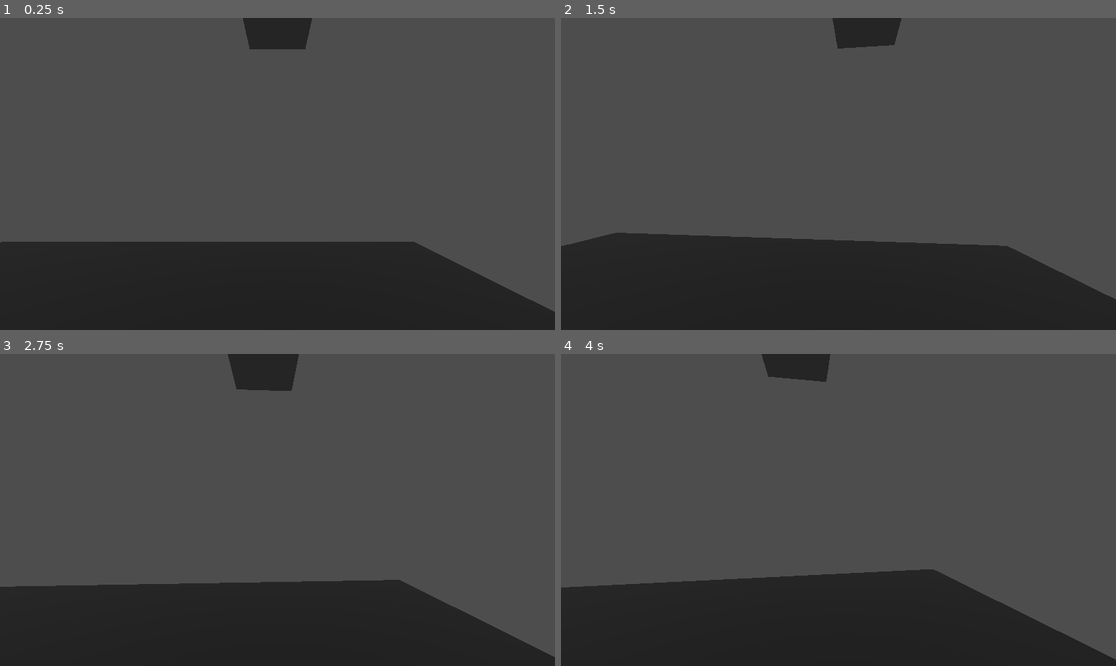
Above: before the commit, frames 1-4 (two rows, left to right).
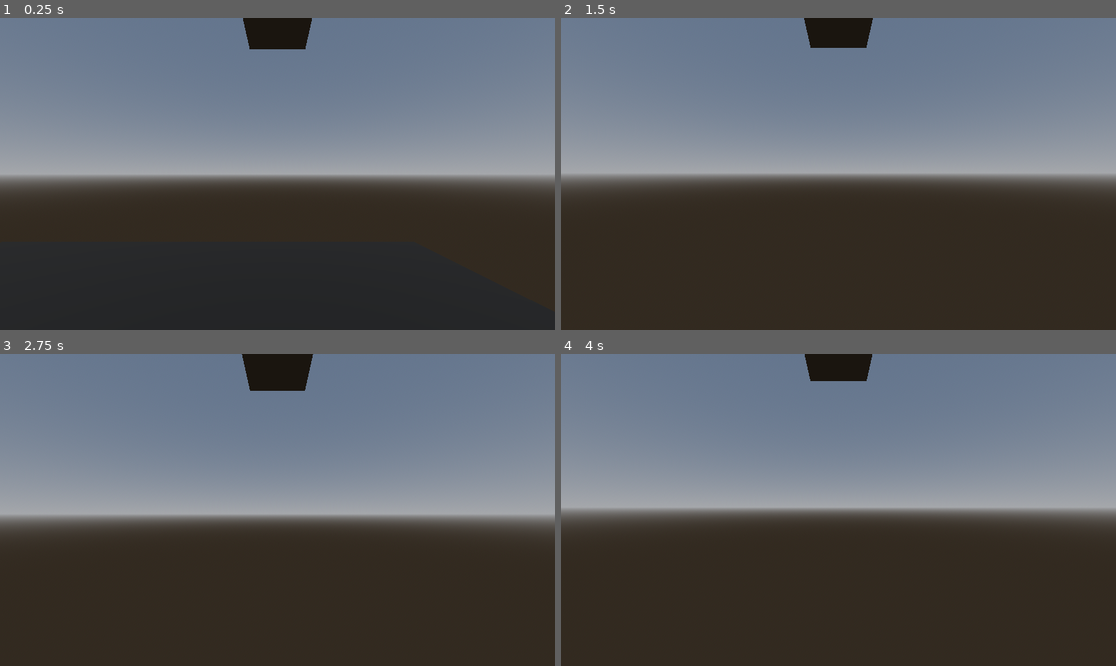
Above: after the commit, the same moments.

Repository: 1MochaChan1/godot-biome-generator
Game: Godot game, scene res://Scenes/World.tscn
Same seed, same stepped clock (60 frames per second), same inputs: the game is played once before the commit and once after it. Before the commit the project has no main scene; this scene is started directly in both runs.
Inputs (mouse positions are in pixels of both pictures, inside the frame that each line leads up to):
- Up to frame 1 (0.25 s): no input
- Up to frame 2 (1.5 s): tap Enter at 0.5 s; move the mouse to (866, 174) at 0.52 s; hold W (forward, bound only after the commit) from 0.53 s (still down); tap Space at 1.25 s; move the mouse to (810, 174) at 1.27 s
- Up to frame 3 (2.75 s): keep holding W (forward, bound only after the commit); tap Enter at 2 s; move the mouse to (288, 503) at 2.02 s
- Up to frame 4 (4 s): keep holding W (forward, bound only after the commit); tap Space at 2.75 s; move the mouse to (832, 516) at 2.77 s; tap Enter at 3.5 s; move the mouse to (877, 513) at 3.52 s

The runs differ from the first frame. In frame 1, 71% of the frame differs, in the area x 0-100%, y 0-95%; in frame 2, 70%; in frame 3, 73%, in the area x 0-100%, y 0-98%; in frame 4, 73%.

Commit message:
simple mesh generator created

Diff:
--- /dev/null
+++ b/Scenes/MeshGenerator.tscn
@@ -0,0 +1,18 @@
+[gd_scene load_steps=3 format=3 uid="uid://cmnuh2odulpr5"]
+
+[ext_resource type="Script" path="res://Scripts/Tools/mesh_generator.gd" id="1_lxtym"]
+
+[sub_resource type="ArrayMesh" id="ArrayMesh_6o7p4"]
+_surfaces = [{
+"aabb": AABB(0, 0, 0, 1, 1, 1e-05),
+"format": 4097,
+"index_count": 6,
+"index_data": PackedByteArray(0, 0, 1, 0, 2, 0, 1, 0, 3, 0, 2, 0),
+"primitive": 3,
+"vertex_count": 4,
+"vertex_data": PackedByteArray(0, 0, 0, 0, 0, 0, 0, 0, 0, 0, 0, 0, 0, 0, 0, 0, 0, 0, 128, 63, 0, 0, 0, 0, 0, 0, 128, 63, 0, 0, 0, 0, 0, 0, 0, 0, 0, 0, 128, 63, 0, 0, 128, 63, 0, 0, 0, 0)
+}]
+
+[node name="Mesh Generator" type="MeshInstance3D"]
+mesh = SubResource("ArrayMesh_6o7p4")
+script = ExtResource("1_lxtym")
--- a/Scenes/Player.tscn
+++ b/Scenes/Player.tscn
@@ -4,9 +4,9 @@
 
 [sub_resource type="CapsuleMesh" id="CapsuleMesh_hs7sn"]
 
+[sub_resource type="CapsuleShape3D" id="CapsuleShape3D_gi00d"]
+
 [sub_resource type="BoxMesh" id="BoxMesh_cfk4m"]
-
-[sub_resource type="CapsuleShape3D" id="CapsuleShape3D_gi00d"]
 
 [node name="Player" type="CharacterBody3D"]
 transform = Transform3D(1, 0, 0, 0, 1, 0, 0, 0, 1, 0, 1, 0)
@@ -15,14 +15,15 @@
 [node name="Body" type="MeshInstance3D" parent="."]
 mesh = SubResource("CapsuleMesh_hs7sn")
 
-[node name="Head" type="MeshInstance3D" parent="."]
-transform = Transform3D(0.17875, 0, 0, 0, 0.151875, 0, 0, 0, 0.507, 0, 1.05, -0.6)
-mesh = SubResource("BoxMesh_cfk4m")
-
 [node name="BodyCollision" type="CollisionShape3D" parent="."]
 shape = SubResource("CapsuleShape3D_gi00d")
 
 [node name="Yaw" type="Node3D" parent="."]
 
+[node name="Head" type="MeshInstance3D" parent="Yaw"]
+transform = Transform3D(0.17875, 0, 0, 0, 0.151875, 0, 0, 0, 0.507, 0, 1.05, -0.6)
+mesh = SubResource("BoxMesh_cfk4m")
+skeleton = NodePath("../..")
+
 [node name="Camera3D" type="Camera3D" parent="Yaw"]
 transform = Transform3D(1, 0, 0, 0, 1, 0, 0, 0, 1, 0, 0.572914, -0.2)
--- a/Scenes/World.tscn
+++ b/Scenes/World.tscn
@@ -1,11 +1,18 @@
-[gd_scene load_steps=4 format=3 uid="uid://bp8soc0oq5wro"]
+[gd_scene load_steps=6 format=3 uid="uid://bp8soc0oq5wro"]
 
 [ext_resource type="PackedScene" uid="uid://dp5jgteont2i7" path="res://Scenes/Player.tscn" id="1_h6kah"]
 
 [sub_resource type="StandardMaterial3D" id="StandardMaterial3D_ohb23"]
 albedo_color = Color(0.054902, 0.054902, 0.054902, 1)
 
+[sub_resource type="ProceduralSkyMaterial" id="ProceduralSkyMaterial_8ycyx"]
+
+[sub_resource type="Sky" id="Sky_06lhs"]
+sky_material = SubResource("ProceduralSkyMaterial_8ycyx")
+
 [sub_resource type="Environment" id="Environment_x5j60"]
+background_mode = 2
+sky = SubResource("Sky_06lhs")
 sdfgi_enabled = true
 
 [node name="Node3D" type="Node3D"]
@@ -16,6 +23,7 @@
 
 [node name="Player" parent="." instance=ExtResource("1_h6kah")]
 transform = Transform3D(1, 0, 0, 0, 1, 0, 0, 0, 1, 2.36813, 2.08924, 1.17217)
+mouse_sensitivity = 1.0
 
 [node name="DirectionalLight3D" type="DirectionalLight3D" parent="."]
 transform = Transform3D(1, 0, 0, 0, -0.412055, 0.911159, 0, -0.911159, -0.412055, 0, 6.7213, 0)
--- a/Scripts/Player/movement.gd
+++ b/Scripts/Player/movement.gd
@@ -1,24 +1,25 @@
 extends CharacterBody3D
 
 
-var speed:float = 5.0
-var mouse_sensitivity:float = 0.1
+@export var speed:float = 5.0
+@export var mouse_sensitivity:float = 2.5
 var mouse_delta:Vector2=Vector2.ZERO
-
+var retardation:float
 
 
 @onready var yaw = $Yaw
 @onready var camera = $Yaw/Camera3D
 
 func _ready():
+	retardation = speed * 2
 	Input.set_mouse_mode(Input.MOUSE_MODE_CAPTURED)
 
 
 # Called every frame. 'delta' is the elapsed time since the previous frame.
 func _physics_process(delta):
-	handle_input()
+	handle_input(delta)
 
-func handle_input():
+func handle_input(delta):
 #	var z_axis = (Input.get_action_strength("back") - Input.get_action_strength("forward"))
 #	var x_axis = (Input.get_action_strength("strafe_right") - Input.get_action_strength("strafe_left"))
 #	•••••••• The below code is similar to the above code ••••••••
@@ -28,14 +29,15 @@
 	if(direction):
 		velocity = Vector3(direction.x, velocity.y, direction.z) * speed
 	else:
-		velocity.x = move_toward(velocity.x, 0, 5)
-		velocity.z = move_toward(velocity.z, 0, 5)
+		velocity.x = move_toward(velocity.x, 0, delta*retardation)
+		velocity.z = move_toward(velocity.z, 0, delta*retardation)
 
 	move_and_slide()
 
 func _unhandled_input(event):
 	if(event is InputEventMouseMotion):
 		mouse_delta = event.relative
-		yaw.rotate_y(deg_to_rad(-mouse_delta.x * mouse_sensitivity))
-		camera.rotate_x(deg_to_rad(-mouse_delta.y*mouse_sensitivity))
+		var sensitivity: = mouse_sensitivity * .1
+		yaw.rotate_y(deg_to_rad(-mouse_delta.x * sensitivity))
+		camera.rotate_x(deg_to_rad(-mouse_delta.y* sensitivity))
 		camera.rotation.x = clamp(camera.rotation.x, deg_to_rad(-40), deg_to_rad(40))
--- /dev/null
+++ b/Scripts/Tools/mesh_generator.gd
@@ -0,0 +1,29 @@
+extends MeshInstance3D
+
+var arrays = []
+# PackedVector{**}Arrays for mesh construction.
+var verts = PackedVector3Array()
+var uvs = PackedVector2Array()
+var normals = PackedVector3Array()
+var indices = PackedInt32Array()
+
+func _ready():
+	arrays.resize(Mesh.ARRAY_MAX)
+
+
+	verts = PackedVector3Array( [
+		Vector3(0,0,0), Vector3(0,1,0), Vector3(1,0,0), Vector3(1,1,0),
+	])
+
+	indices = PackedInt32Array
+#
+	arrays[Mesh.ARRAY_VERTEX] = verts
+	arrays[Mesh.ARRAY_INDEX] = indices
+#	arrays[Mesh.ARRAY_TEX_UV] = uvs
+#	arrays[Mesh.ARRAY_NORMAL] = normals
+
+	mesh.add_surface_from_arrays(Mesh.PRIMITIVE_TRIANGLES, arrays)
+
+# Called every frame. 'delta' is the elapsed time since the previous frame.
+func _process(delta):
+	pass
--- a/project.godot
+++ b/project.godot
@@ -11,5 +11,29 @@
 [application]
 
 config/name="Biome Generator"
+run/main_scene="res://Scenes/World.tscn"
 config/features=PackedStringArray("4.0", "Forward Plus")
 config/icon="res://icon.svg"
+
+[input]
+
+forward={
+"deadzone": 0.5,
+"events": [Object(InputEventKey,"resource_local_to_scene":false,"resource_name":"","device":0,"window_id":0,"alt_pressed":false,"shift_pressed":false,"ctrl_pressed":false,"meta_pressed":false,"pressed":false,"keycode":0,"physical_keycode":87,"key_label":0,"unicode":0,"echo":false,"script":null)
+]
+}
+back={
+"deadzone": 0.5,
+"events": [Object(InputEventKey,"resource_local_to_scene":false,"resource_name":"","device":-1,"window_id":0,"alt_pressed":false,"shift_pressed":false,"ctrl_pressed":false,"meta_pressed":false,"pressed":false,"keycode":0,"physical_keycode":83,"key_label":0,"unicode":115,"echo":false,"script":null)
+]
+}
+strafe_left={
+"deadzone": 0.5,
+"events": [Object(InputEventKey,"resource_local_to_scene":false,"resource_name":"","device":-1,"window_id":0,"alt_pressed":false,"shift_pressed":false,"ctrl_pressed":false,"meta_pressed":false,"pressed":false,"keycode":0,"physical_keycode":65,"key_label":0,"unicode":97,"echo":false,"script":null)
+]
+}
+strafe_right={
+"deadzone": 0.5,
+"events": [Object(InputEventKey,"resource_local_to_scene":false,"resource_name":"","device":-1,"window_id":0,"alt_pressed":false,"shift_pressed":false,"ctrl_pressed":false,"meta_pressed":false,"pressed":false,"keycode":0,"physical_keycode":68,"key_label":0,"unicode":100,"echo":false,"script":null)
+]
+}
